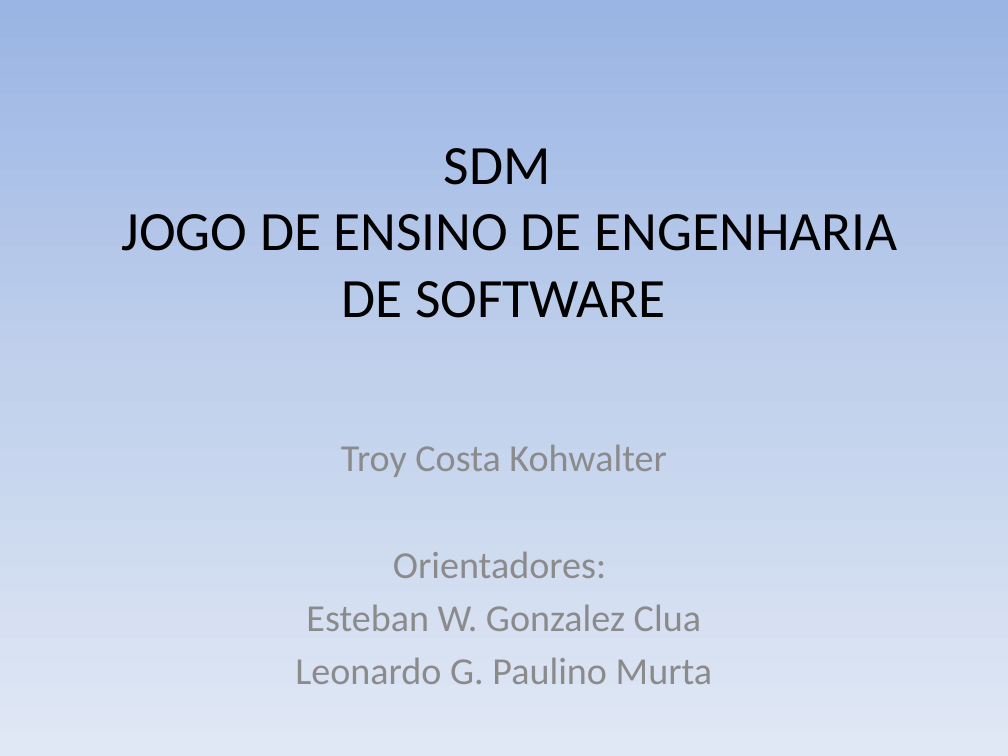
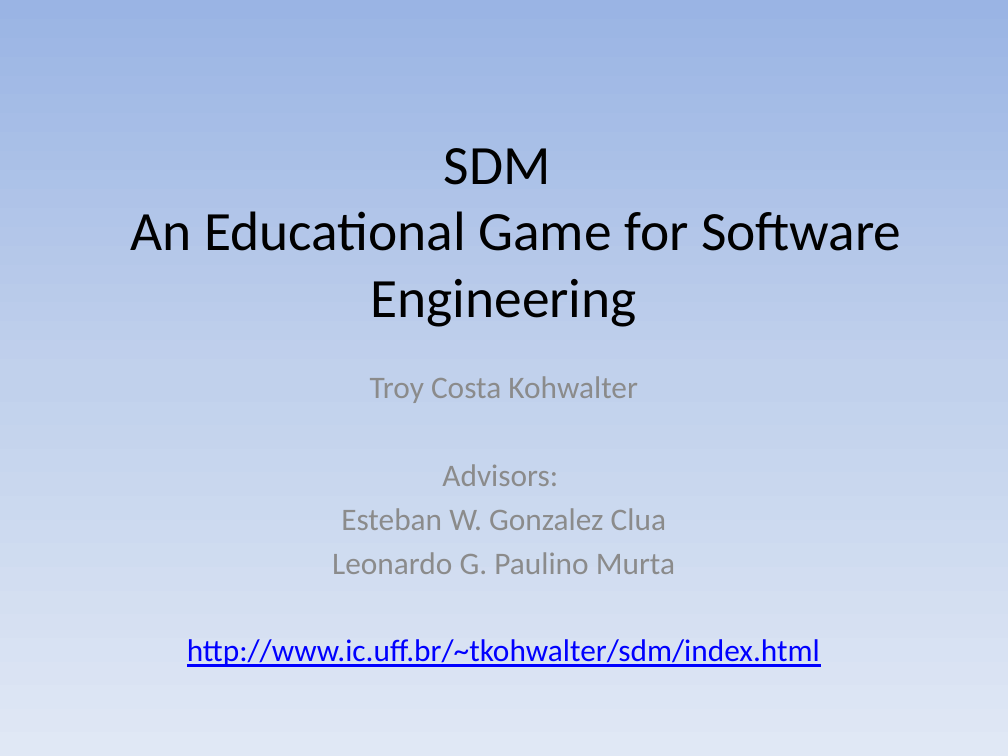
Before and after one commit to gems-uff/sdm, a slide deck: slide 16 of docs/Apresentação/SDM - Apresentação SBGames.pptx (slide 17 before the commit). Drawn at 1008x756 pixels with LibreOffice and Linux fonts; fonts in the diff are those of the drawing. Boxes give left, top, right and bottom in pixels: in the first picture for what was removed or moved away, otherwise in the second. Text is boxed around its words. In the diff, an @@ line names an element or a change of style, - is before the commit and + after.

```diff
--- a/docs/Apresentação/SDM - Apresentação SBGames.pptx
+++ b/docs/Apresentação/SDM - Apresentação SBGames.pptx
@@ title at bbox=[130, 148, 901, 327]: text changed @@
-SDM
-JOGO DE ENSINO DE ENGENHARIA DE SOFTWARE
+SDM
+An Educational Game for Software Engineering
@@ subtitle "Troy Costa Kohwalter": place and size @@
-subtitle "Troy Costa Kohwalter" at bbox=[295, 444, 712, 684]
+subtitle "Troy Costa Kohwalter" at bbox=[187, 376, 820, 667]
@@ subtitle at bbox=[332, 376, 675, 574]: size 27.2 to 22.4 pt in "Troy Costa Kohwalter", "Esteban W. Gonzalez Clua", "Leonardo G. Paulino Murta" @@
@@ subtitle at bbox=[442, 464, 558, 486]: text changed; size 27.2 to 22.4 pt @@
-Orientadores:
+Advisors:
@@ subtitle at bbox=[187, 639, 820, 667]: paragraph added @@
+http://www.ic.uff.br/~tkohwalter/sdm/index.html
```
Also in this commit, not shown: 13 other slides changed, 1 slide added, 2 slides removed.
